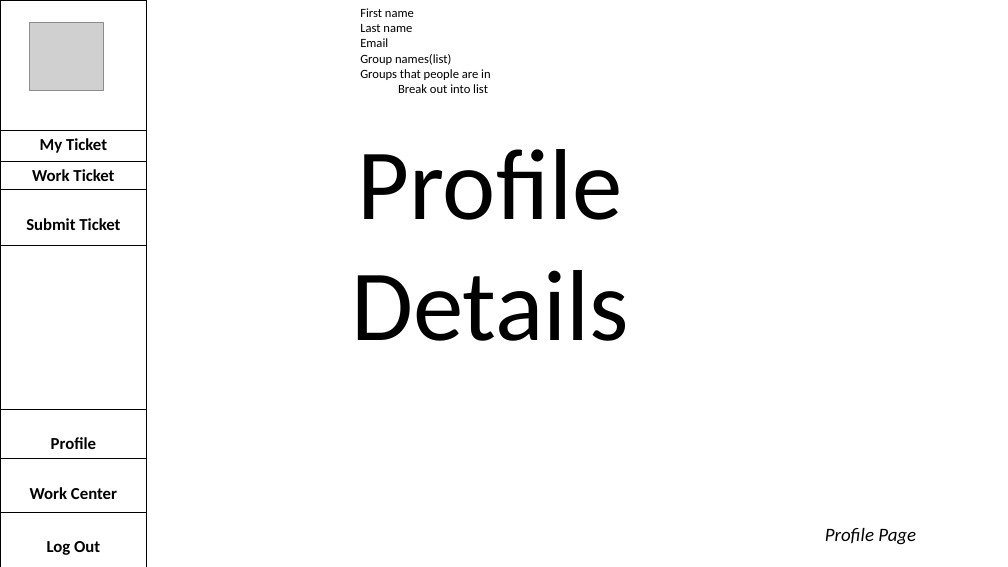
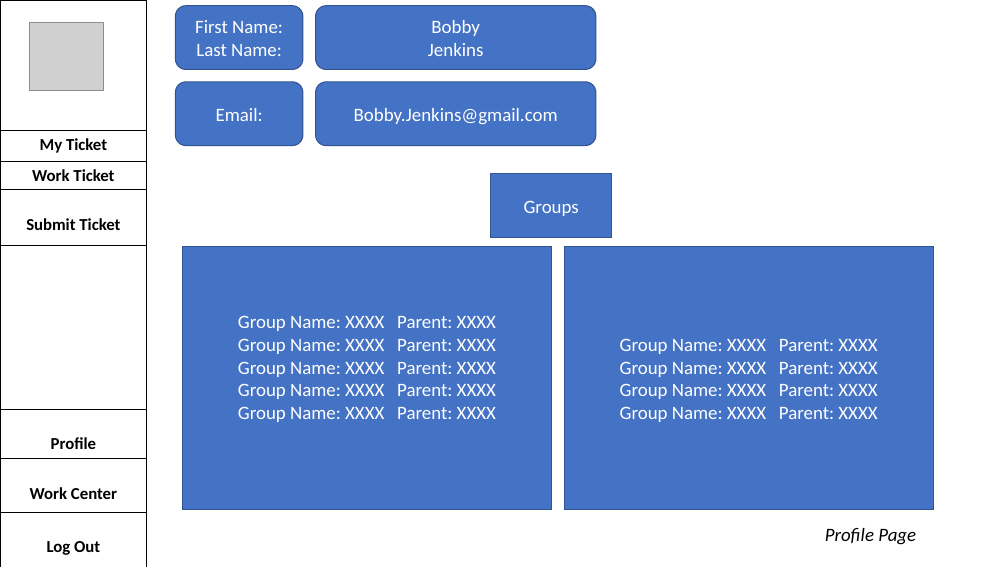
Before and after one commit to Tolterix/TicketMaster, a slide deck: slide 3 of WireDiagram_21Dec.pptx. Drawn at 1008x567 pixels with LibreOffice and Linux fonts; fonts in the diff are those of the drawing; grey boxes stand for pictures. Boxes give left, top, right and bottom in pixels: in the first picture for what was removed or moved away, otherwise in the second. Text is boxed around its words. In the diff, an @@ line names an element or a change of style, - is before the commit and + after.

Commit message:
Added App.css and worked on Profile Page, working on apis for it now

```diff
--- a/WireDiagram_21Dec.pptx
+++ b/WireDiagram_21Dec.pptx
@@ rounded rectangle added at (x1=175, y1=6, x2=303, y2=70), fill #4472C4, outline #325491 1 pt, 18 pt, text #FFFFFF @@
+First Name:
+Last Name:
@@ rounded rectangle added at (x1=315, y1=6, x2=596, y2=70), fill #4472C4, outline #325491 1 pt, 18 pt, text #FFFFFF @@
+Bobby
+Jenkins
@@ text removed at (x1=360, y1=8, x2=490, y2=93) @@
-First name
-Last name
-Email
-Group names(list)
-Groups that people are in
-Break out into list
@@ rounded rectangle added at (x1=175, y1=82, x2=303, y2=145), fill #4472C4, outline #325491 1 pt, 18 pt, text #FFFFFF @@
+Email:
@@ rounded rectangle added at (x1=315, y1=82, x2=596, y2=145), fill #4472C4, outline #325491 1 pt, 18 pt, text #FFFFFF @@
+Bobby.Jenkins@gmail.com
@@ text removed at (x1=351, y1=149, x2=629, y2=341) @@
-Profile Details
@@ rectangle added at (x1=491, y1=174, x2=611, y2=237), fill #4472C4, outline #325491 1 pt, 18 pt, text #FFFFFF @@
+Groups
@@ rectangle added at (x1=182, y1=247, x2=551, y2=510), fill #4472C4, outline #325491 1 pt, 18 pt, text #FFFFFF @@
+Group Name: XXXX Parent: XXXX
+Group Name: XXXX Parent: XXXX
+Group Name: XXXX Parent: XXXX
+Group Name: XXXX Parent: XXXX
+Group Name: XXXX Parent: XXXX
@@ rectangle added at (x1=564, y1=247, x2=933, y2=510), fill #4472C4, outline #325491 1 pt, 18 pt, text #FFFFFF @@
+Group Name: XXXX Parent: XXXX
+Group Name: XXXX Parent: XXXX
+Group Name: XXXX Parent: XXXX
+Group Name: XXXX Parent: XXXX
```
Also in this commit, not shown: 1 slide added, 12 other files.
